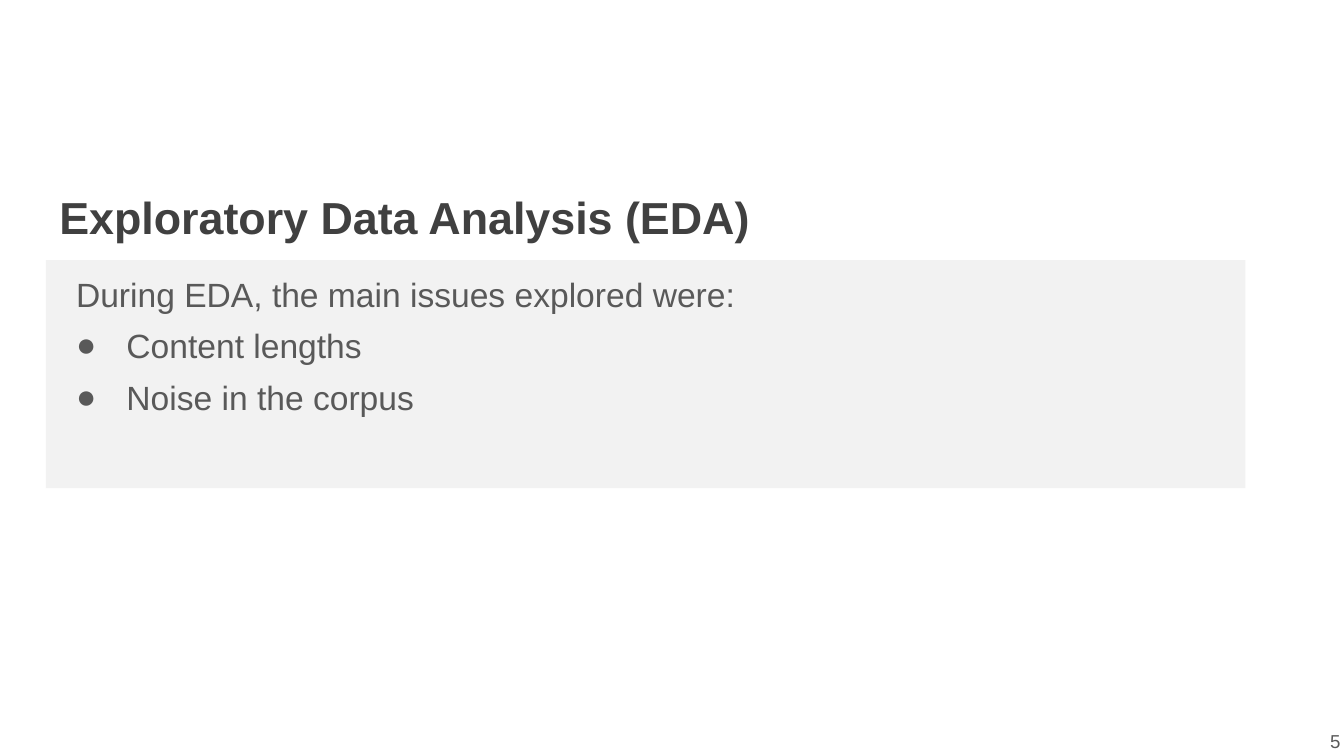
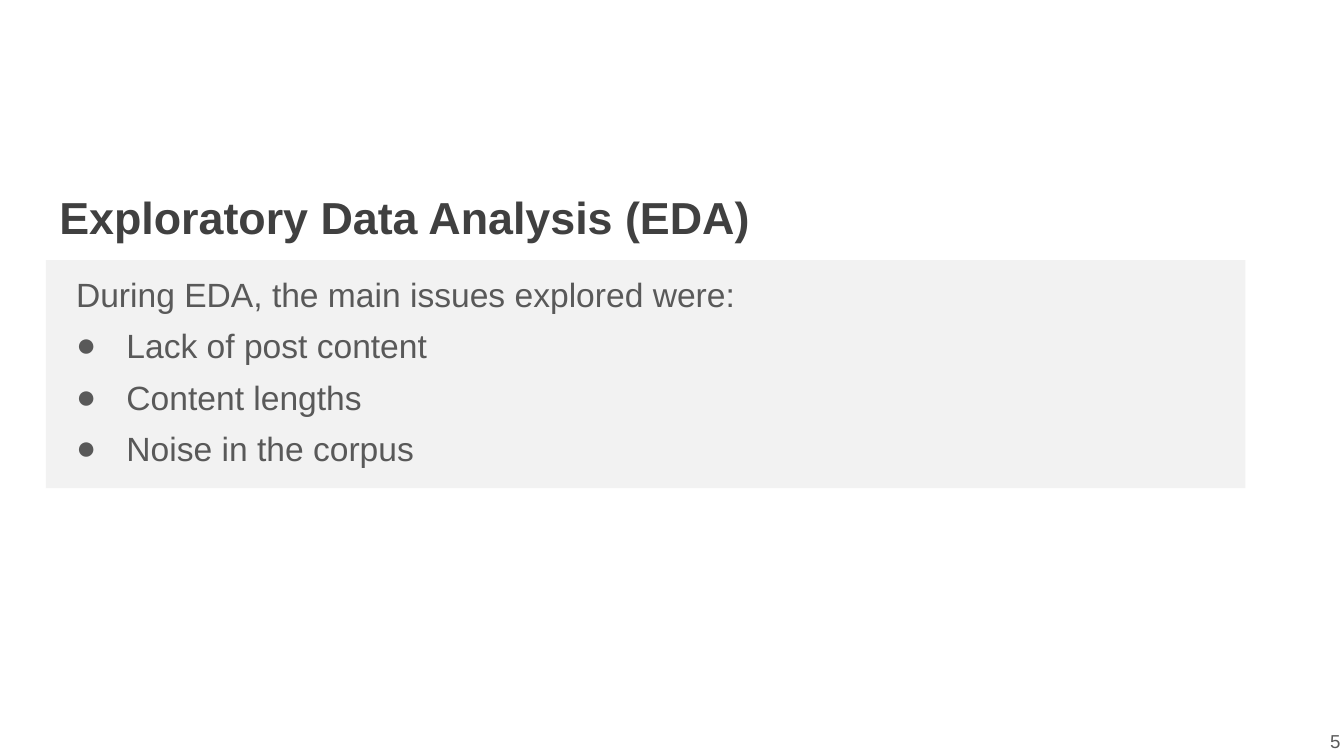
Before and after one commit to zzeniale/GA-Project-3-Subreddit-Classifiation, a slide deck: slide 5 of presentation/project3_presentation_individual.pptx. Drawn at 1344x756 pixels with LibreOffice and Linux fonts; fonts in the diff are those of the drawing. Boxes give left, top, right and bottom in pixels: in the first picture for what was removed or moved away, otherwise in the second. Text is boxed around its words. In the diff, an @@ line names an element or a change of style, - is before the commit and + after.

Commit message:
update presentation

```diff
--- a/presentation/project3_presentation_individual.pptx
+++ b/presentation/project3_presentation_individual.pptx
@@ text at [126, 333, 427, 364]: paragraph added @@
+● Lack of post content
```
Also in this commit, not shown: 1 other slide changed, 3 slides added, 4 other files.
